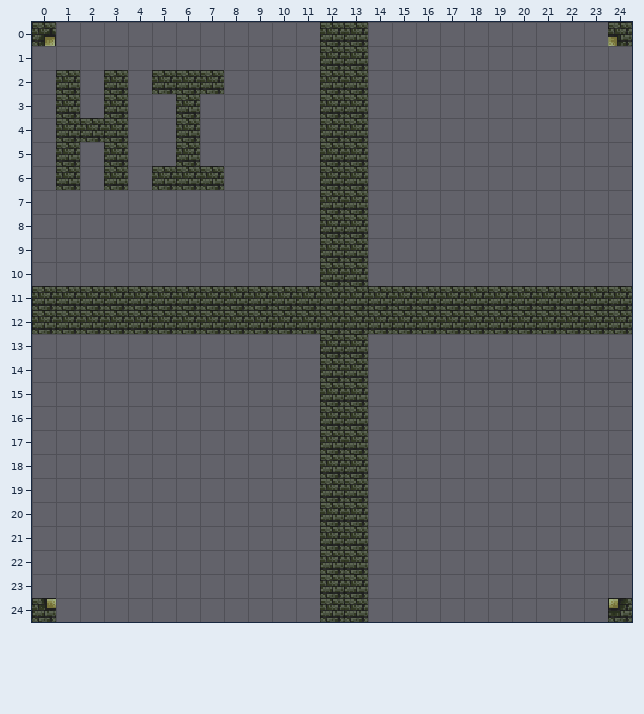
Tiled map, stored at assets/map1.tmx. The picture above was drawn from the file before the commit.
Cells are 16x16 px. Shown: x 0..24, y 0..24.
And afterwards:
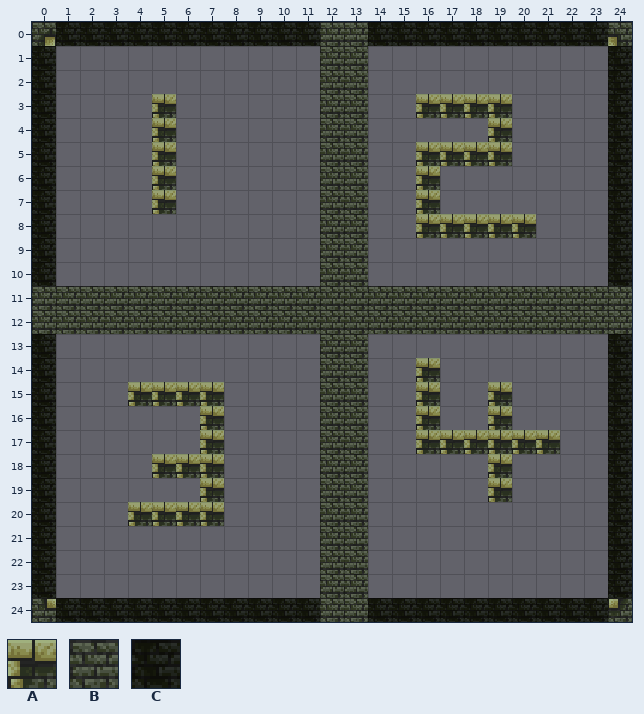
Key: from "forgotten-dungeon": A 0, B 11, C 49.
_ is an empty cell.
The edit:
Layer "Tile Layer 1":
Tile B gives way to tile A in row 6 at x 5.
The edit adds tile A in row 3 at x 5 and 16 to 19; in row 4 at x 5 and 19; in row 5 at x 5 and 16 to 19; in row 6 at x 16; in row 7 at x 5 and 16; in row 8 at x 16 to 20.
The edit adds tile A in row 14 at x 16; in row 15 at x 4 to 7, 16 and 19; in row 16 at x 7, 16 and 19; in row 17 at x 7 and 16 to 21; in row 18 at x 5 to 7 and 19; in row 19 at x 7 and 19.
The edit adds tile A in row 20 at x 4 to 7.
The edit adds tile C in row 0 at x 1 to 11 and 14 to 23; in rows 1 to 10 at x 0 and 24; in rows 13 to 23 at x 0 and 24; in row 24 at x 1 to 11 and 14 to 23.
Tile B is removed in row 2 at x 1, 3 and 5 to 7; in row 3 at x 1, 3 and 6; in row 4 at x 1 to 3 and 6; in row 5 at x 1, 3 and 6; in row 6 at x 1, 3 and 6 to 7.
Pixel boxes of the changes (left, top, right, bottom) in both pictures:
changed: (32, 22, 320, 286)
added: (368, 22, 632, 286)
added: (32, 334, 320, 622)
added: (368, 334, 632, 622)
